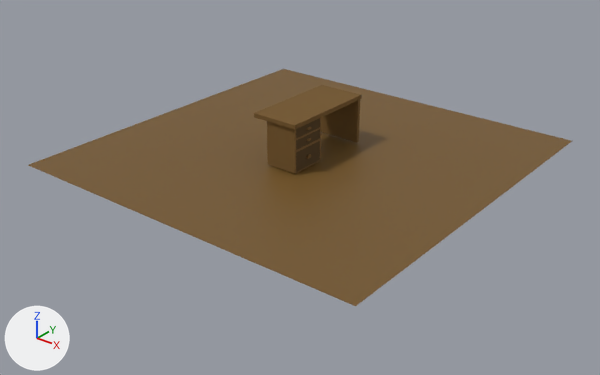
What one commit did to the glTF model src/assets/desk.glb.
The view is the same before and after, from a 50 mm lens placed at (61.5, -78.7, 44.4), pointed at (1.2, -3.3, -2.3). The lights are fixed; the arrows at lower left show +X, +Y and +Z. Where no turn or scale is listed for an object, it has been applied to the vertices.

The older version as bpy lines, for what is in view:
```python
me_cube = bpy.data.meshes.new('Cube')
me_cube.from_pydata(...)  # 76 vertices, 148 faces; spans x -1.0..1.0, y -1.0..1.0, z -1.0..22.7
# faces by material slot: [124, 24]
me_cube.materials.append(mat_desk)  # brown #745627
me_cube.materials.append(mat_drawer)  # brown #523d1c
me_plane = bpy.data.meshes.new('Plane')
me_plane.from_pydata([(-25.3, -25.3, 0.0), (25.3, -25.3, 0.0), (-25.3, 25.3, 0.0), (25.3, 25.3, 0.0)], [], [(0, 1, 3), (0, 3, 2)])
me_plane.materials.append(mat_ground)  # brown #745627
ob_cube = bpy.data.objects.new('Cube', me_cube)
ob_cube.location = (0.0, 0.0, 7.63)
ob_cube.scale = (-3.25, -6.9, -0.277)
ob_plane = bpy.data.objects.new('Plane', me_plane)
ob_plane.location = (0.0, 0.0, 1.16)
```
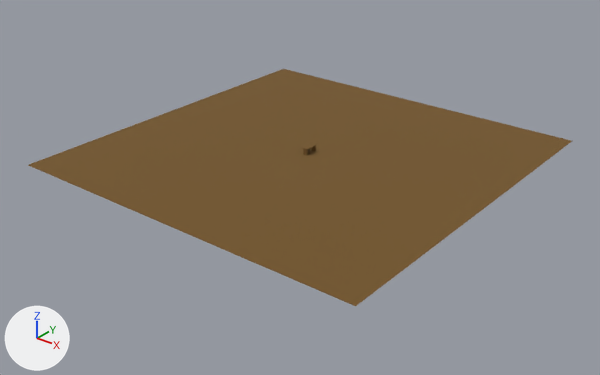
Boxes [x1, y1, x2, y2] around the edits, measured in the pictures (600 x 375 px):
'Cube', moved, rescaled (86% narrower, 86% shorter): before [254, 85, 361, 174]; after [302, 143, 316, 155]

Patch to the scene script:
```diff
--- a/src/assets/desk.glb.py
+++ b/src/assets/desk.glb.py
@@ ob_cube @@
 ob_cube = bpy.data.objects.new('Cube', me_cube)
-ob_cube.location = (0.0, 0.0, 7.63)
-ob_cube.scale = (-3.25, -6.9, -0.277)
+ob_cube.location = (0.0, 0.0, 2.02)
+ob_cube.scale = (-0.443, -0.94, -0.0377)
```
